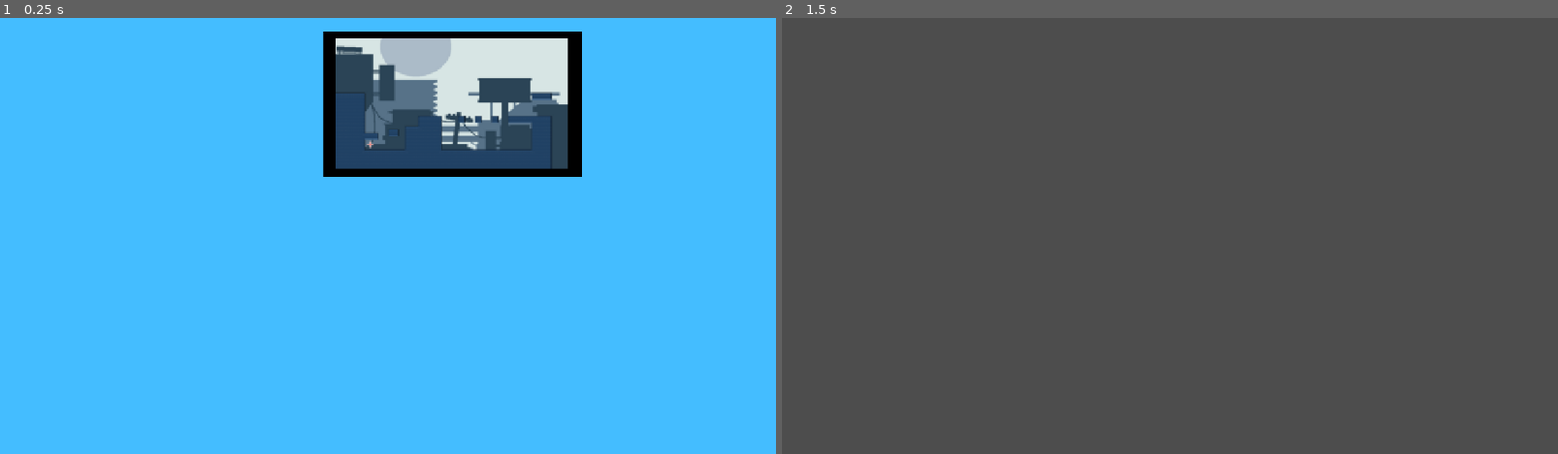
Above: before the commit, frames 1-2 (left to right).
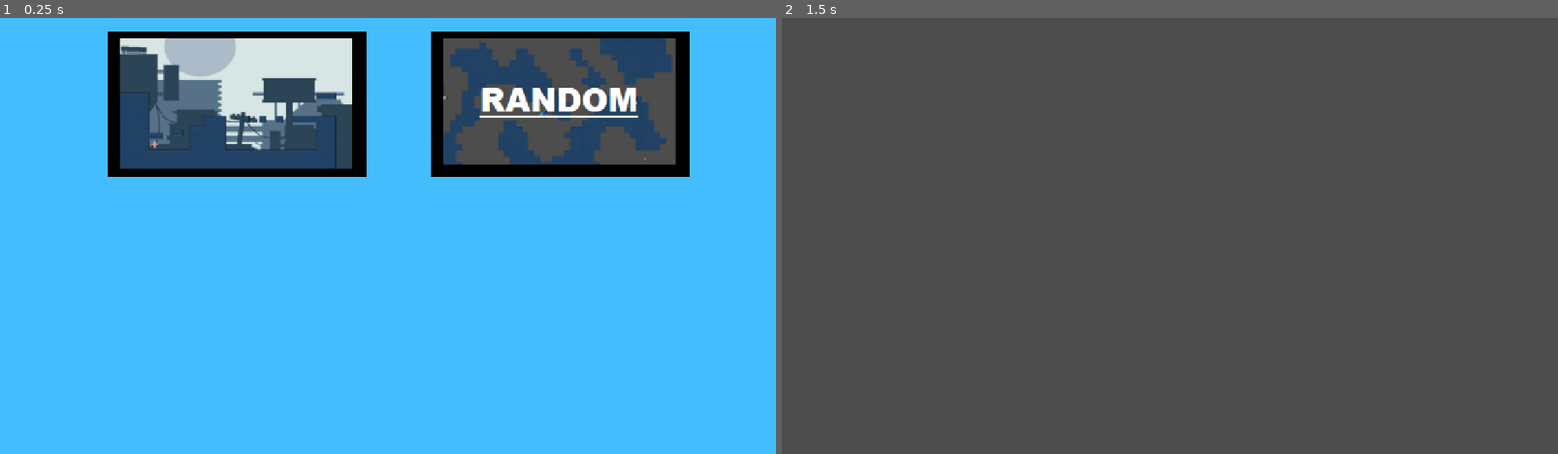
Above: after the commit, the same moments.

Repository: SMR-2023-Summer-Project/2DSideRacer
Game: Godot game, scene res://root/scenes/Select Map/Map Selector.tscn
Same seed, same stepped clock (60 frames per second), same inputs: the game is played once before the commit and once after it. This scene is started directly instead of the project's main scene.
Inputs (mouse positions are in pixels of both pictures, inside the frame that each line leads up to):
- Up to frame 1 (0.25 s): no input
- Up to frame 2 (1.5 s): click (1232, 105) at 0.52 s; tap Enter at 1.25 s; move the mouse to (1340, 214) at 1.27 s; hold Right (ui_right) from 1.28 s (still down); tap Space (climb) at 1.35 s

The runs differ from the first frame. In frame 1, 23% of the frame differs, in the area x 13-89%, y 3-37%; in frame 2, nothing differs.

Commit message:
Added randomized map button to selection

Diff:
--- a/root/multiplayer/multiplayer.tscn
+++ b/root/multiplayer/multiplayer.tscn
@@ -16,21 +16,6 @@
 [ext_resource type="Script" path="res://root/multiplayer/SpeedBoostArea2D.gd" id="7_a6kl4"]
 [ext_resource type="Texture2D" uid="uid://wt0dy7yvxu7u" path="res://root/assets/sprites/misc/new_five_second_speed_up_sprite.png" id="8_f0xg3"]
 [ext_resource type="AudioStream" uid="uid://ky52htolu7h8" path="res://root/assets/audio/music/Background Track 1.mp3" id="10_eg2mq"]
-[ext_resource type="Texture2D" uid="uid://bqt4x7qa0lp40" path="res://root/assets/sprites/tilesets/stone_grassy_tileset.png" id="1_pod0c"]
-[ext_resource type="Texture2D" uid="uid://xycxot7v85c7" path="res://root/assets/sprites/backgrounds/Dystopian Background/Layer 2.png" id="2_3qq48"]
-[ext_resource type="Script" path="res://root/scenes/demo_scene/Checkpoint.gd" id="2_6kt0a"]
-[ext_resource type="Script" path="res://root/multiplayer/coin.gd" id="3_4pfx8"]
-[ext_resource type="Texture2D" uid="uid://clgo45qdvmvfe" path="res://root/assets/sprites/backgrounds/Dystopian Background/Layer 3.png" id="3_uwaa1"]
-[ext_resource type="Texture2D" uid="uid://db5x4n0qbpqd1" path="res://root/assets/sprites/backgrounds/Dystopian Background/Layer 4.png" id="4_a8eit"]
-[ext_resource type="PackedScene" uid="uid://bm70c7wsn6m54" path="res://root/scenes/demo_scene_2/demo_scene_2.tscn" id="4_sd4gr"]
-[ext_resource type="Script" path="res://root/scenes/Select Map/Animation_Selection.gd" id="5_pmmvp"]
-[ext_resource type="Texture2D" uid="uid://ciwhxg7x3n7po" path="res://root/assets/sprites/backgrounds/Dystopian Background/Layer 5.png" id="5_skorc"]
-[ext_resource type="Script" path="res://root/multiplayer/Collectible1.gd" id="6_5vr5w"]
-[ext_resource type="PackedScene" uid="uid://cux5nlw6mqti" path="res://root/scenes/collectible_1.tscn" id="6_s01lp"]
-[ext_resource type="Texture2D" uid="uid://cv0x27youcquf" path="res://root/assets/sprites/backgrounds/Dystopian Background/Layer 62.png" id="6_wpynx"]
-[ext_resource type="Script" path="res://root/multiplayer/SpeedBoostArea2D.gd" id="7_a6kl4"]
-[ext_resource type="Texture2D" uid="uid://dcebt6jlcpba3" path="res://root/assets/sprites/misc/new_five_second_speed_up_sprite.png" id="8_f0xg3"]
-[ext_resource type="AudioStream" uid="uid://b7wdguemqjn2x" path="res://root/assets/audio/music/Background Track 1.mp3" id="10_eg2mq"]
 [ext_resource type="Script" path="res://root/multiplayer/DieBox.gd" id="10_x10xs"]
 [ext_resource type="PackedScene" uid="uid://bii10xaq1r4ki" path="res://root/scenes/collectible_2.tscn" id="18_mwqg8"]
 
--- a/root/scenes/Select Map/Map Selector.gd
+++ b/root/scenes/Select Map/Map Selector.gd
@@ -19,7 +19,14 @@
 	stage_Selection[0].Scene = 'res://root/multiplayer/multiplayer.tscn'
 	add_child(stage_Selection[0])
 	add_child(back_button)
-	stage_Selection[0].position = Vector2(300,200)
+	stage_Selection[0].position = Vector2(100,200)
+
+	stage_Selection.append(StageButton.new())
+	stage_Selection[1] = StageButton.new()
+	stage_Selection[1].imgFile = 'res://root/assets/sprites/Selection Icons/random.png'
+	stage_Selection[1].Scene = 'res://root/scenes/maps/Random_Map/random_map.tscn'
+	stage_Selection[1].position = Vector2(400,200)
+	add_child(stage_Selection[1])
 
 
 # Called every frame. 'delta' is the elapsed time since the previous frame.
--- a/root/scenes/demo_scene_2/demo_scene_2.tscn
+++ b/root/scenes/demo_scene_2/demo_scene_2.tscn
@@ -1,12 +1,11 @@
 [gd_scene load_steps=9 format=3 uid="uid://bm70c7wsn6m54"]
 
 [ext_resource type="Script" path="res://root/scenes/demo_scene_2/demo_scene_2.gd" id="1_42sr8"]
+[ext_resource type="Texture2D" uid="uid://b4k2i3wi7d3pu" path="res://root/assets/sprites/backgrounds/Industrial Background/Industrial_background_1.png" id="2_7ojyq"]
 [ext_resource type="Texture2D" uid="uid://cqh3x5jlh4sl8" path="res://root/assets/sprites/tilesets/industrial_tileset.png" id="2_dmijj"]
-[ext_resource type="Texture2D" uid="uid://bpn7x0n5npyaf" path="res://root/assets/sprites/backgrounds/Industrial Background/Industrial_background_1.png" id="2_7ojyq"]
-[ext_resource type="Texture2D" uid="uid://b0fld12hus6pb" path="res://root/assets/sprites/tilesets/industrial_tileset.png" id="2_dmijj"]
-[ext_resource type="Texture2D" uid="uid://bywtvma4odi16" path="res://root/assets/sprites/backgrounds/Industrial Background/Industrial_background_2.png" id="3_gklyg"]
-[ext_resource type="Texture2D" uid="uid://c6lwfgiho5sc3" path="res://root/assets/sprites/backgrounds/Industrial Background/Industrial_background_3.png" id="4_x6svo"]
-[ext_resource type="Texture2D" uid="uid://b3unl31yq2p8y" path="res://root/assets/sprites/backgrounds/Industrial Background/Industrial_background_4.png" id="5_ba4i7"]
+[ext_resource type="Texture2D" uid="uid://b4sicrkxf1fff" path="res://root/assets/sprites/backgrounds/Industrial Background/Industrial_background_2.png" id="3_gklyg"]
+[ext_resource type="Texture2D" uid="uid://5tr613bytwtn" path="res://root/assets/sprites/backgrounds/Industrial Background/Industrial_background_3.png" id="4_x6svo"]
+[ext_resource type="Texture2D" uid="uid://ct2t1ntmxwr7k" path="res://root/assets/sprites/backgrounds/Industrial Background/Industrial_background_4.png" id="5_ba4i7"]
 
 [sub_resource type="TileSetAtlasSource" id="TileSetAtlasSource_6x3bl"]
 texture = ExtResource("2_dmijj")
Binary file added: root/assets/sprites/Selection Icons/random.png
Binary file added: root/assets/sprites/backgrounds/random.png
Not shown: 1 places in root/ui/title_screen/title_screen.tscn that only renumber resources
